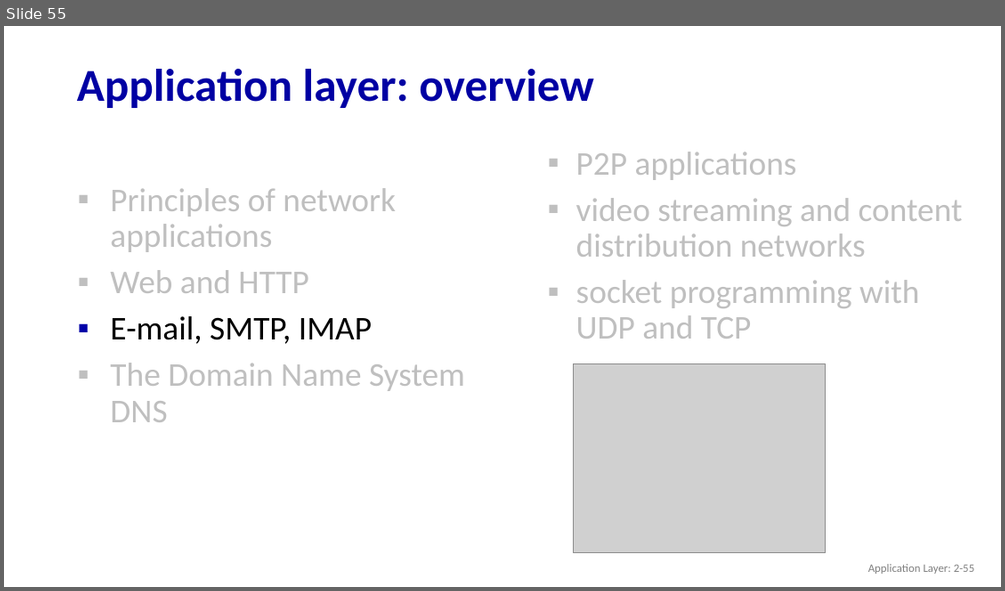
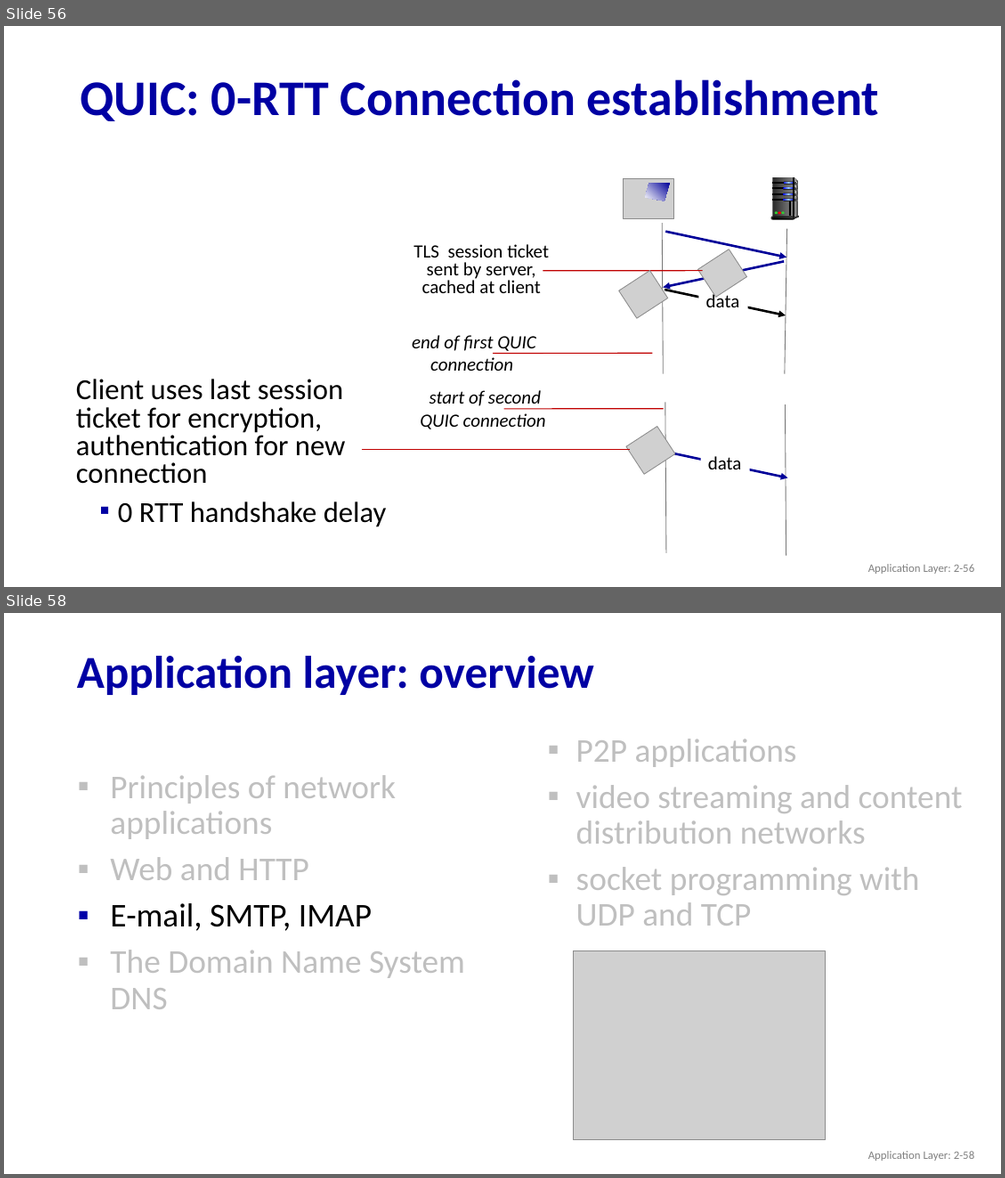
Before and after one commit to huangqy89/cn-2026, a slide deck: static_files/lectures/Chapter_2_v8.2.pptx. Shown one above the other, each under a label of ours: slide 55 before the commit, slides 56 and 58 after it; the slides between them are not shown. The pictures are 1005x591 and 1005x1178 pixels, drawn with LibreOffice and Linux fonts; fonts in the diff are those of the drawing; grey boxes stand for pictures. Boxes give left, top, right and bottom in pixels: in the first picture for what was removed or moved away, otherwise in the second. Text is boxed around its words. In the diff, an @@ line names an element or a change of style, - is before the commit and + after.

```diff
--- a/static_files/lectures/Chapter_2_v8.2.pptx
+++ b/static_files/lectures/Chapter_2_v8.2.pptx
@@ slide 56 added at (4, 26, 1001, 587), background #FFFFFF @@
@@ title added at (80, 79, 880, 121), 48 pt, text #0000A3, bold @@
+QUIC: 0-RTT Connection establishment
@@ picture added at (623, 178, 674, 218) @@
@@ freeform shape added at (645, 183, 670, 201), fill gradient #000099 to #FFFFFF @@
@@ group added at (771, 177, 799, 220): 10 rounded rectangles, 7 freeform shapes, 7 rectangles, 4 ellipses @@
@@ line added from (662, 223) to (663, 374), #777777 0.75 pt @@
@@ arrow added from (666, 232) to (787, 257), #000099 2.25 pt @@
@@ line added from (787, 229) to (785, 374), #777777 0.75 pt @@
@@ text added at (413, 244, 549, 293), 18 pt, text #000000 @@
+TLS session ticket sent by server, cached at client
@@ arrow added from (784, 262) to (663, 287), #000099 2.25 pt @@
@@ picture added at (698, 248, 747, 297) @@
@@ line added from (543, 271) to (703, 271), #C00000 1 pt @@
@@ picture added at (619, 271, 668, 319) @@
@@ arrow added from (664, 289) to (785, 315), #000000 2.25 pt @@
@@ text added at (706, 292, 740, 307), 18 pt, text #000000 @@
+data
@@ text added at (412, 335, 536, 370), 18 pt, text #000000, italic @@
+end of first QUIC connection
@@ line added from (493, 353) to (652, 353), #C00000 1 pt @@
@@ text added at (420, 390, 546, 429), 18 pt, text #000000, italic @@
+start of second QUIC connection
@@ line added from (504, 409) to (663, 409), #C00000 1 pt @@
@@ line added from (665, 402) to (666, 553), #777777 0.75 pt @@
@@ line added from (785, 404) to (786, 556), #777777 0.75 pt @@
@@ group added at (76, 378, 788, 527): 2 texts, 1 arrow, 1 picture, 1 line @@
+Client uses last session ticket for encryption, authentication for new connection
+▪ 0 RTT handshake delay
+data
@@ text added at (868, 564, 974, 573), 11 pt, text #808080 @@
+Application Layer: 2-56
@@ what was slide 55 is now slide 58 @@
@@ text at (868, 1151, 974, 1160): text changed @@
-Application Layer: 2-55
+Application Layer: 2-58
```
Also in this commit, not shown: 3 slides changed, 4 other slides added, 2 slides removed.
